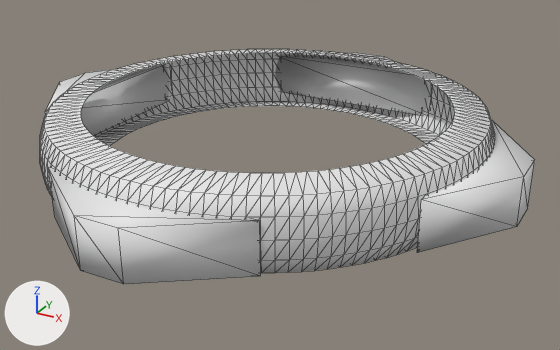
One commit to the glTF model public/assets/3d/reference-42/case.glb: the scene before it, then after it.
The view is the same before and after, from a 50 mm lens placed at (34.8, -60.9, 26.5), pointed at (1.7, -0.9, -3.5). The lights are fixed; the arrows at lower left show +X, +Y and +Z. The older version comes first. Mesh edges are drawn as thin lines on the coarser meshes. Where no turn or scale is listed for an object, it has been applied to the vertices.

Names of what the first picture shows: 'DD_CASE_LUG_12', 'DD_CASE_LUG_2', 'DD_CASE_LUG_4', 'DD_CASE_LUG_6', 'DD_CASE_MIDCASE'.
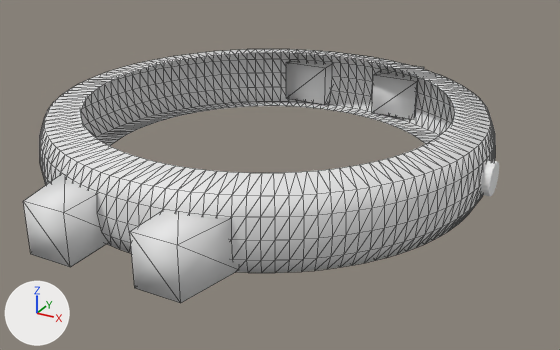
Changed parts and their boxes [x1, y1, x2, y2] in the pictures (560 x 350 px):
'DD_CASE_LUG_6', deleted
    before: [48, 167, 261, 284]
'DD_CASE_LUG_12', deleted
    before: [417, 121, 535, 253]
'DD_CASE_LUG_6_R', added
    after: [130, 211, 239, 303]
'DD_CASE_LUG_2', deleted
    before: [275, 52, 430, 115]
'DD_CASE_LUG_6_L', added
    after: [23, 175, 109, 267]
'DD_CASE_LUG_4', deleted
    before: [45, 65, 170, 136]
'DD_CASE_LUG_12_R', added
    after: [372, 66, 424, 119]
'DD_CASE_LUG_12_L', added
    after: [286, 61, 333, 105]

What changed in the scene script:
```text
Add me_dd_case_lug_12_r_mesh:
    me_dd_case_lug_12_r_mesh.from_pydata([(3.0, 18.8, -2.92), (8.2, 18.8, -2.92), (7.0, 24.5, -2.92), (3.0, 24.5, -2.92), (3.0, 18.8, 1.58), (8.2, 18.8, 1.58), (7.0, 24.5, 1.58), (3.0, 24.5, 1.58)], [], [(0, 1, 2), (0, 2, 3), (4, 7, 6), (4, 6, 5), (0, 4, 5), (0, 5, 1), (1, 5, 6), (1, 6, 2), (2, 6, 7), (2, 7, 3), (3, 7, 4), (3, 4, 0)])
    me_dd_case_lug_12_r_mesh.materials.append(mat_dd_brushed_steel)  # white #e7e7e7
Add me_dd_case_lug_12_l_mesh:
    me_dd_case_lug_12_l_mesh.from_pydata([(-8.2, 18.8, -2.92), (-3.0, 18.8, -2.92), (-3.0, 24.5, -2.92), (-7.0, 24.5, -2.92), (-8.2, 18.8, 1.58), (-3.0, 18.8, 1.58), (-3.0, 24.5, 1.58), (-7.0, 24.5, 1.58)], [], [(0, 1, 2), (0, 2, 3), (4, 7, 6), (4, 6, 5), (0, 4, 5), (0, 5, 1), (1, 5, 6), (1, 6, 2), (2, 6, 7), (2, 7, 3), (3, 7, 4), (3, 4, 0)])
    me_dd_case_lug_12_l_mesh.materials.append(mat_dd_brushed_steel)  # white #e7e7e7
Add me_dd_case_lug_6_r_mesh:
    me_dd_case_lug_6_r_mesh.from_pydata([(3.0, -18.8, -2.92), (8.2, -18.8, -2.92), (7.0, -24.5, -2.92), (3.0, -24.5, -2.92), (3.0, -18.8, 1.58), (8.2, -18.8, 1.58), (7.0, -24.5, 1.58), (3.0, -24.5, 1.58)], [], [(0, 1, 2), (0, 2, 3), (4, 7, 6), (4, 6, 5), (0, 4, 5), (0, 5, 1), (1, 5, 6), (1, 6, 2), (2, 6, 7), (2, 7, 3), (3, 7, 4), (3, 4, 0)])
    me_dd_case_lug_6_r_mesh.materials.append(mat_dd_brushed_steel)  # white #e7e7e7
Add me_dd_case_lug_6_l_mesh:
    me_dd_case_lug_6_l_mesh.from_pydata([(-8.2, -18.8, -2.92), (-3.0, -18.8, -2.92), (-3.0, -24.5, -2.92), (-7.0, -24.5, -2.92), (-8.2, -18.8, 1.58), (-3.0, -18.8, 1.58), (-3.0, -24.5, 1.58), (-7.0, -24.5, 1.58)], [], [(0, 1, 2), (0, 2, 3), (4, 7, 6), (4, 6, 5), (0, 4, 5), (0, 5, 1), (1, 5, 6), (1, 6, 2), (2, 6, 7), (2, 7, 3), (3, 7, 4), (3, 4, 0)])
    me_dd_case_lug_6_l_mesh.materials.append(mat_dd_brushed_steel)  # white #e7e7e7
Remove ob_dd_case_lug_2:
    ob_dd_case_lug_2 = bpy.data.objects.new('DD_CASE_LUG_2', me_dd_case_lug_2_mesh)
    ob_dd_case_lug_2.location = (0.0, 0.0, 0.0)
Remove ob_dd_case_lug_4:
    ob_dd_case_lug_4 = bpy.data.objects.new('DD_CASE_LUG_4', me_dd_case_lug_4_mesh)
    ob_dd_case_lug_4.location = (0.0, 0.0, 0.0)
Remove ob_dd_case_lug_6:
    ob_dd_case_lug_6 = bpy.data.objects.new('DD_CASE_LUG_6', me_dd_case_lug_6_mesh)
    ob_dd_case_lug_6.location = (0.0, 0.0, 0.0)
Remove ob_dd_case_lug_12:
    ob_dd_case_lug_12 = bpy.data.objects.new('DD_CASE_LUG_12', me_dd_case_lug_12_mesh)
    ob_dd_case_lug_12.location = (0.0, 0.0, 0.0)
Add ob_dd_case_lug_12_r:
    ob_dd_case_lug_12_r = bpy.data.objects.new('DD_CASE_LUG_12_R', me_dd_case_lug_12_r_mesh)
    ob_dd_case_lug_12_r.location = (0.0, 0.0, 0.0)
Add ob_dd_case_lug_12_l:
    ob_dd_case_lug_12_l = bpy.data.objects.new('DD_CASE_LUG_12_L', me_dd_case_lug_12_l_mesh)
    ob_dd_case_lug_12_l.location = (0.0, 0.0, 0.0)
Add ob_dd_case_lug_6_r:
    ob_dd_case_lug_6_r = bpy.data.objects.new('DD_CASE_LUG_6_R', me_dd_case_lug_6_r_mesh)
    ob_dd_case_lug_6_r.location = (0.0, 0.0, 0.0)
Add ob_dd_case_lug_6_l:
    ob_dd_case_lug_6_l = bpy.data.objects.new('DD_CASE_LUG_6_L', me_dd_case_lug_6_l_mesh)
    ob_dd_case_lug_6_l.location = (0.0, 0.0, 0.0)
```
